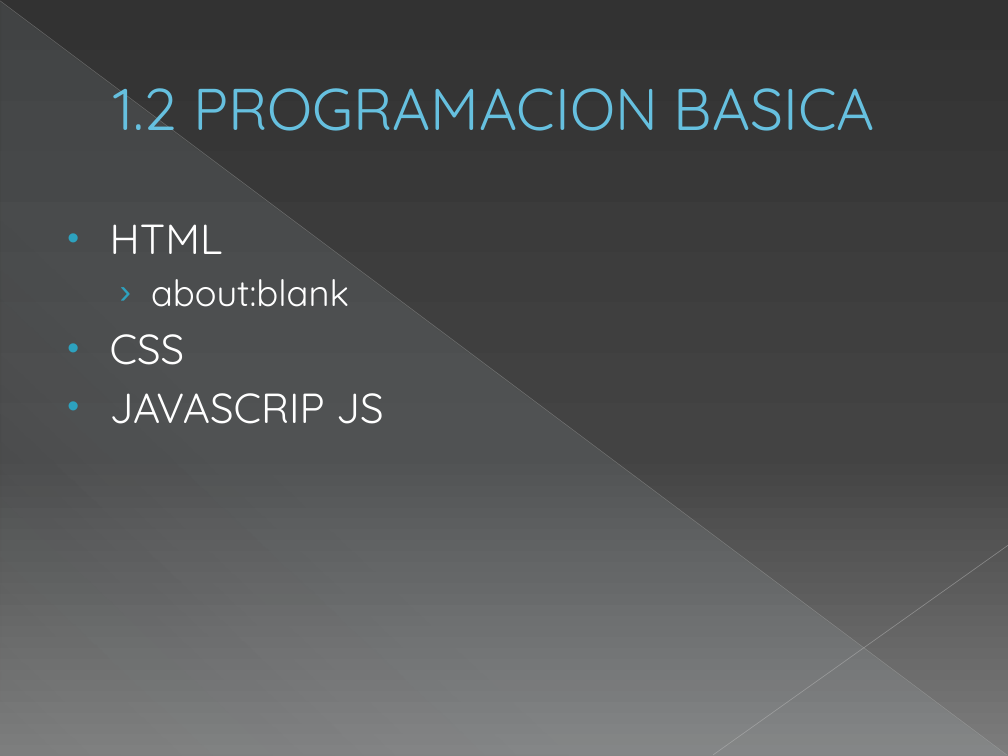
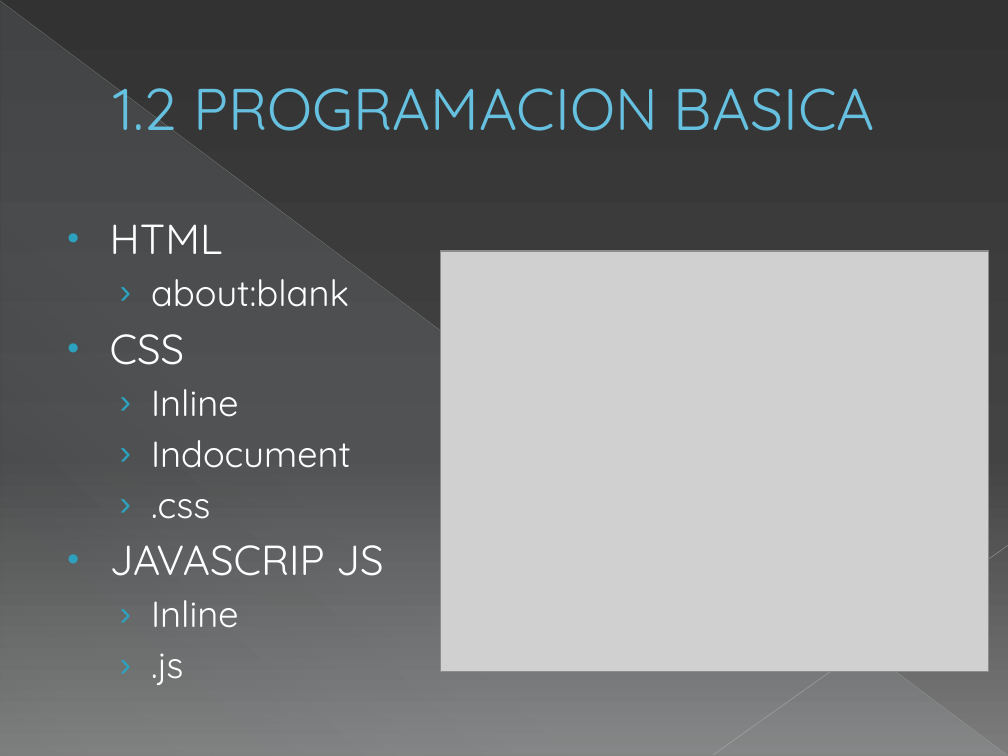
Before and after one commit to capacitacionfv/claseswebfv, a slide deck: slide 4 of CAPACITACION WEB FV.pptx. Drawn at 1008x756 pixels with LibreOffice and Linux fonts; fonts in the diff are those of the drawing; grey boxes stand for pictures. Boxes give left, top, right and bottom in pixels: in the first picture for what was removed or moved away, otherwise in the second. Text is boxed around its words. In the diff, an @@ line names an element or a change of style, - is before the commit and + after.

```diff
--- a/CAPACITACION WEB FV.pptx
+++ b/CAPACITACION WEB FV.pptx
@@ picture added at <box>440,251,988,671</box> @@
@@ text at <box>151,389,351,519</box>: paragraphs added @@
+  › Inline
+  › Indocument
+  › .css
@@ text at <box>151,600,239,685</box>: paragraphs added @@
+  › Inline
+  › .js
```
Also in this commit, not shown: 4 other slides changed, 22 other files.
